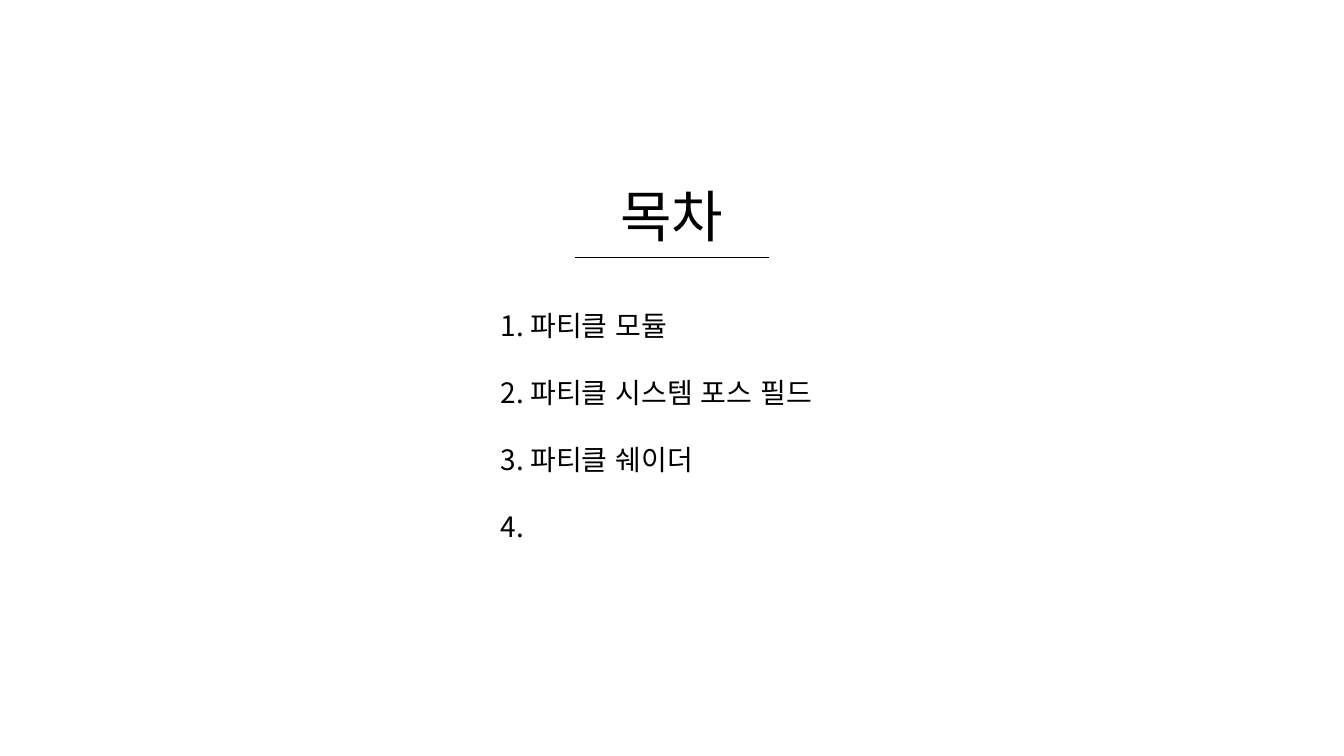
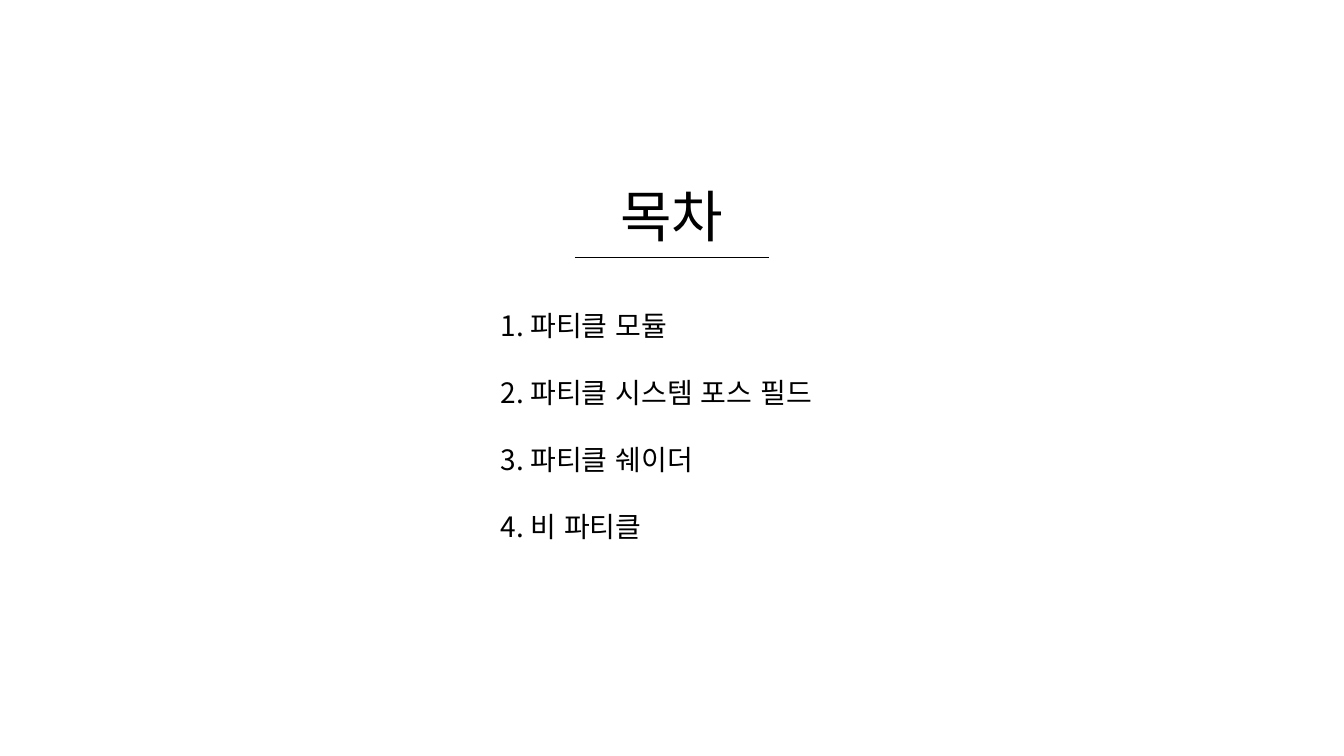
Before and after one commit to WooLyung/2022-Unity-Lecture, a slide deck: slide 2 of 3 - 파티클 응용.pptx. Drawn at 1344x756 pixels with LibreOffice and Linux fonts; fonts in the diff are those of the drawing. Boxes give left, top, right and bottom in pixels: in the first picture for what was removed or moved away, otherwise in the second. Text is boxed around its words. In the diff, an @@ line names an element or a change of style, - is before the commit and + after.

Commit message:
add 3 ppt

```diff
--- a/3 - 파티클 응용.pptx
+++ b/3 - 파티클 응용.pptx
@@ text at bbox=[501, 513, 641, 540]: text changed @@
-4.
+4. 비 파티클
```
Also in this commit, not shown: 36 slides added, 48 other files.
